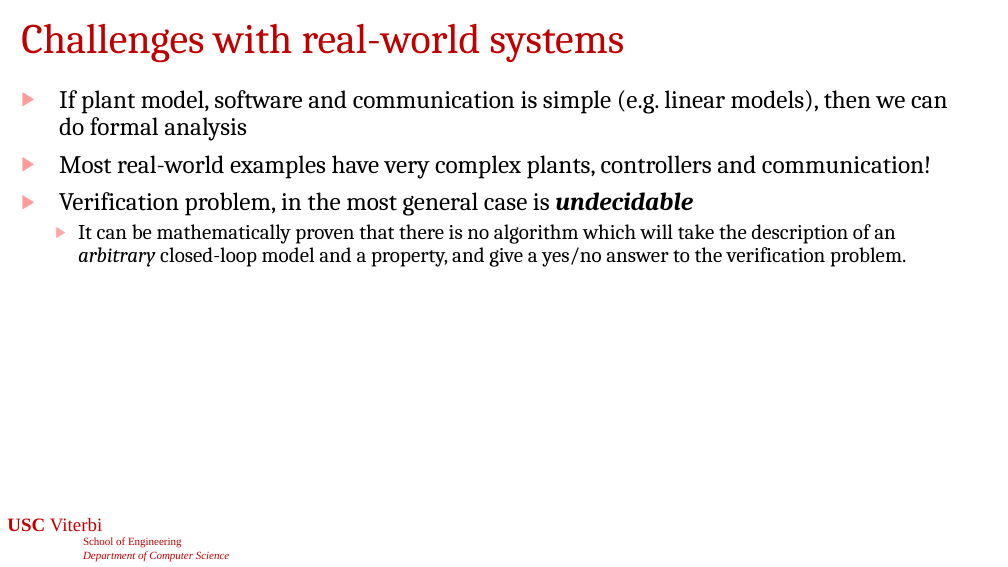
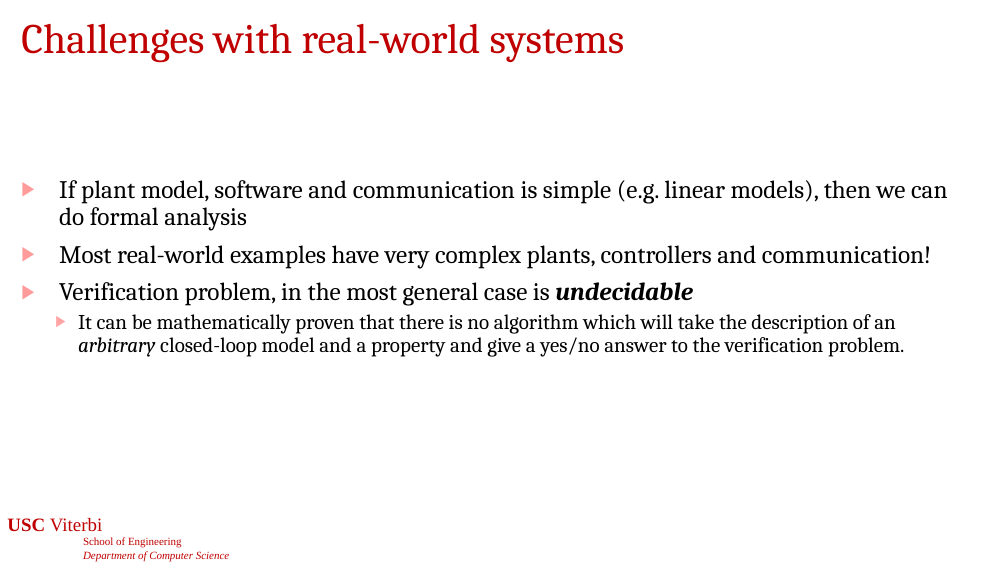
Before and after one commit to jdeshmukh/jdeshmukh.github.io, a slide deck: slide 25 of teaching/cs513-autocps-fall-2026/slides/7-STL.pptx (slide 26 before the commit). Drawn at 1008x567 pixels with LibreOffice and Linux fonts; fonts in the diff are those of the drawing; background and template pictures are left out. Boxes give left, top, right and bottom in pixels: in the first picture for what was removed or moved away, otherwise in the second. Text is boxed around its words. In the diff, an @@ line names an element or a change of style, - is before the commit and + after.

```diff
--- a/teaching/cs513-autocps-fall-2026/slides/7-STL.pptx
+++ b/teaching/cs513-autocps-fall-2026/slides/7-STL.pptx
@@ text "If plant model, software and ...": place and size @@
-text "If plant model, software and ..." at [59, 90, 948, 267]
+text "If plant model, software and ..." at [59, 180, 948, 357]
@@ text at [78, 314, 904, 357]: text changed @@
-  ▶ It can be mathematically proven that there is no algorithm which will take the description of an arbitrary closed-loop model and a property, and give a yes/no answer to the verification problem.
+  ▶ It can be mathematically proven that there is no algorithm which will take the description of an arbitrary closed-loop model and a property and give a yes/no answer to the verification problem.
```
Also in this commit, not shown: 17 other slides changed, 1 slide added, 3 slides removed, 8 other files.
